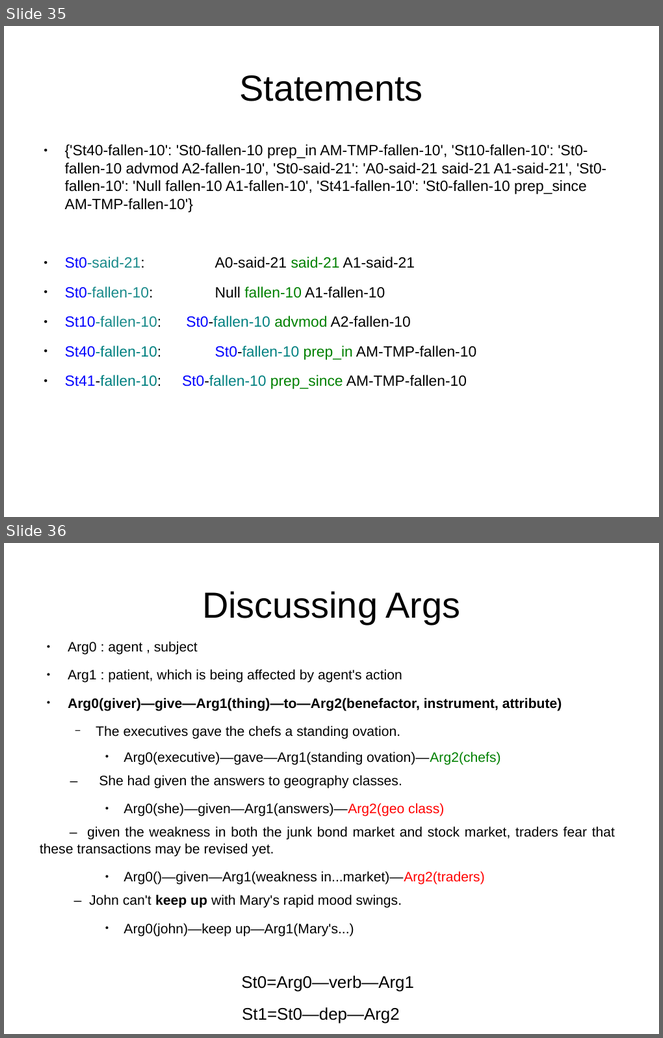
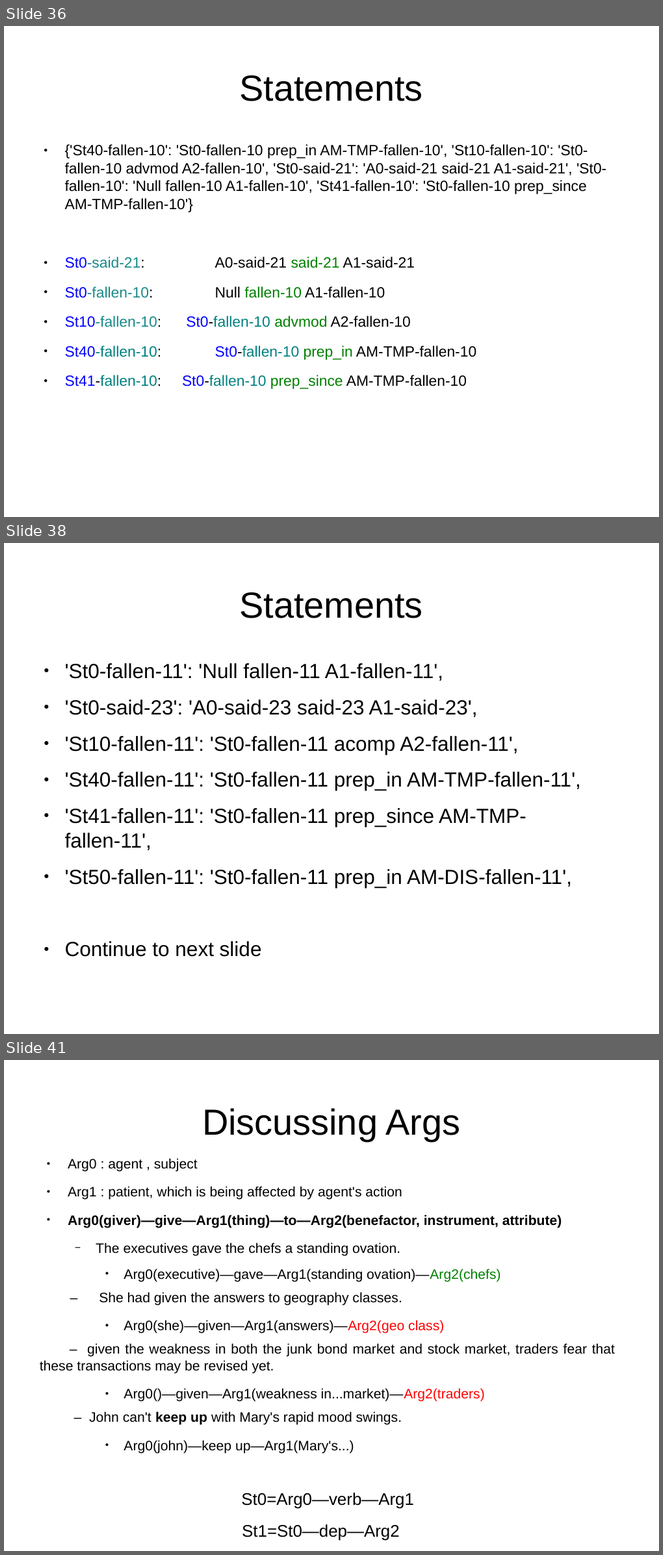
Before and after one commit to adreena/SemanticRoleMiner, a slide deck: testCases/TestCases.odp. Shown one above the other, each under a label of ours: slides 35 and 36 before the commit, slides 36, 38 and 41 after it; the slides between them are not shown. The pictures are 663x1038 and 663x1555 pixels, drawn with LibreOffice and Linux fonts; fonts in the diff are those of the drawing. Boxes give left, top, right and bottom in pixels: in the first picture for what was removed or moved away, otherwise in the second. Text is boxed around its words. In the diff, an @@ line names an element or a change of style, - is before the commit and + after.

Commit message:
redundancy in statements fixed

```diff
--- a/testCases/TestCases.odp
+++ b/testCases/TestCases.odp
@@ slide 38 added at [4, 543, 659, 1034], background #FFFFFF @@
@@ title added at [239, 592, 423, 618], 44 pt, text #000000 @@
+Statements
@@ text added at [65, 663, 581, 888], 24.8 pt, text #000000 @@
+● 'St0-fallen-11': 'Null fallen-11 A1-fallen-11',
+● 'St0-said-23': 'A0-said-23 said-23 A1-said-23',
+● 'St10-fallen-11': 'St0-fallen-11 acomp A2-fallen-11',
+● 'St40-fallen-11': 'St0-fallen-11 prep_in AM-TMP-fallen-11',
+● 'St41-fallen-11': 'St0-fallen-11 prep_since AM-TMP-fallen-11',
+● 'St50-fallen-11': 'St0-fallen-11 prep_in AM-DIS-fallen-11',
+● Continue to next slide
@@ what was slide 35 is now slide 36 @@
@@ what was slide 36 is now slide 41 @@
```
Also in this commit, not shown: 2 slides changed, 4 other slides added, 8 other files.
